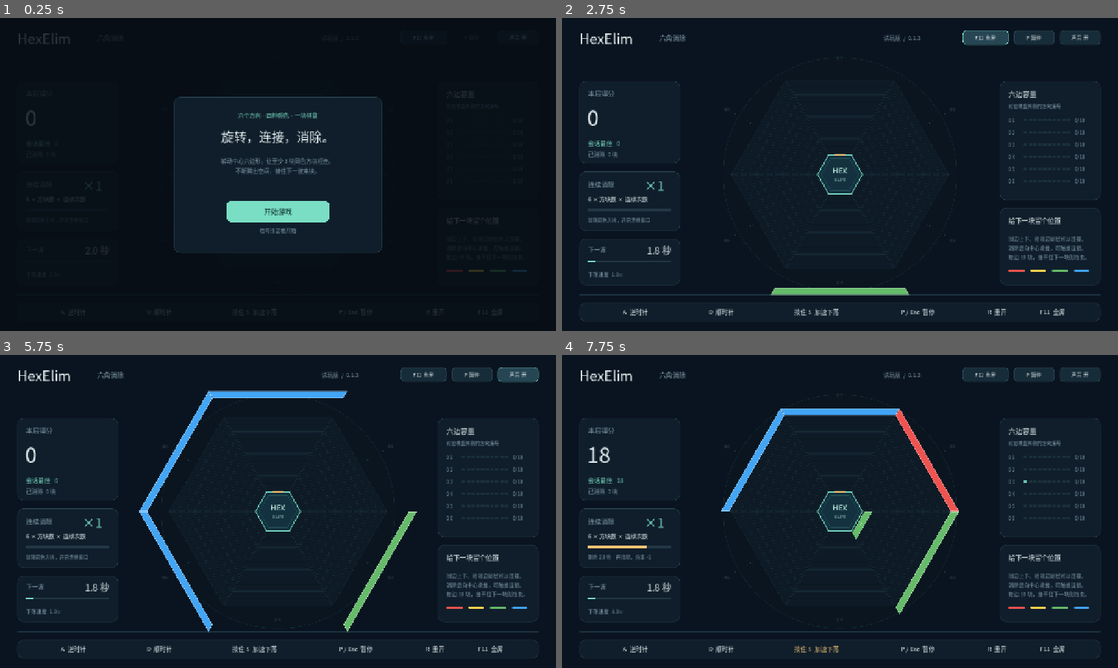
Above: before the commit, frames 1-4 (two rows, left to right).
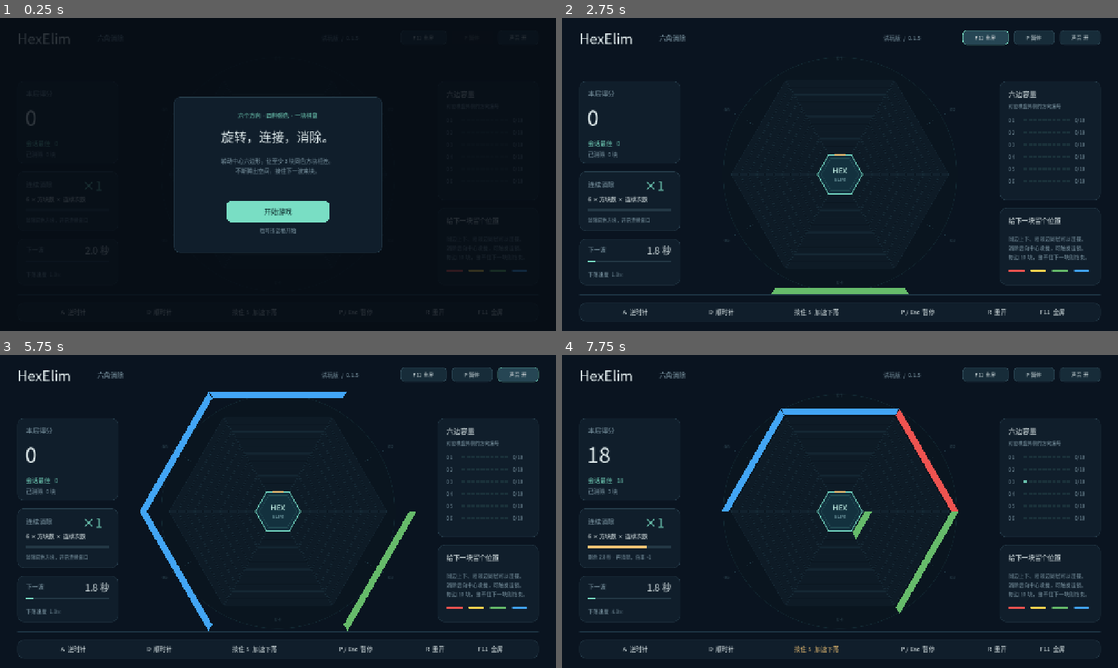
Above: after the commit, the same moments.

Repository: shingchan17/HexElim
Game: Godot game, scene res://game/main.tscn
The game is run twice, just before and just after one commit, with the same random seed, the same clock (stepped at 60 frames per second) and the same inputs.
Inputs (mouse positions are in pixels of both pictures, inside the frame that each line leads up to):
- Up to frame 1 (0.25 s): no input
- Up to frame 2 (2.75 s): click "开始游戏" at 0.5 s; click "F11 全屏" at 1.25 s; click "F11 窗口" at 2 s
- Up to frame 3 (5.75 s): click "P 暂停" at 2.75 s; click "重新开始" at 3.5 s; click "声音 开" at 4.25 s; click "声音 关" at 5 s
- Up to frame 4 (7.75 s): tap Enter at 5.75 s; move the mouse to (962, 495) at 5.77 s; hold S (accelerate_fall) 5.78-6.53 s; hold Space (start_game) 5.78-6.53 s; click (962, 495) at 5.92 s; move the mouse to (728, 527) at 6.52 s; tap D (rotate_clockwise) at 6.6 s; tap Space (start_game) at 6.8, 7.55 s; move the mouse to (895, 442) at 7.27 s; hold S (accelerate_fall) from 7.28 s (still down); hold A (rotate_counterclockwise) from 7.28 s (still down)

The runs differ from the first frame. In frame 2, 0.2% of the frame differs, in the area x 37-65%, y 6-89%; in frame 3, 0.6%, in the area x 25-75%, y 6-89%; in frame 4, 0.5%.

Commit message:
perf: smooth clears and simplify block visuals

Diff:
--- /dev/null
+++ b/game/board/board_backdrop.gd
@@ -0,0 +1,23 @@
+extends Node2D
+## Retained draw commands for the static grid; only the node transform rotates.
+
+var _polygons: Array[PackedVector2Array] = []
+var _outlines: Array[PackedVector2Array] = []
+
+
+func configure(polygons: Array[PackedVector2Array]) -> void:
+	_polygons = polygons
+	_outlines.clear()
+	for points: PackedVector2Array in polygons:
+		var outline: PackedVector2Array = points.duplicate()
+		outline.append(points[0])
+		_outlines.append(outline)
+	queue_redraw()
+
+
+func _draw() -> void:
+	draw_circle(Vector2.ZERO, 271.0, Color(0.04, 0.085, 0.12, 0.6))
+	draw_arc(Vector2.ZERO, 269.0, 0.0, TAU, 128, Color(0.2, 0.45, 0.49, 0.2), 1.0, true)
+	for index: int in range(_polygons.size()):
+		draw_colored_polygon(_polygons[index], Color(0.07, 0.13, 0.18, 0.5))
+		draw_polyline(_outlines[index], Color(0.22, 0.38, 0.44, 0.23), 0.7, true)
--- a/game/board/board_view.gd
+++ b/game/board/board_view.gd
@@ -1,5 +1,10 @@
 class_name BoardView
 extends Node2D
+
+const MAX_PARTICLES: int = 96
+const PARTICLES_PER_CELL: int = 4
+const CLEAR_FLASH_DURATION: float = 0.14
+const Backdrop = preload("res://game/board/board_backdrop.gd")
 
 @export var rules: GameRules = preload("res://game/rules/default_rules.tres")
 
@@ -14,16 +19,37 @@
 var pulse: float = 0.0
 var _effect_random := RandomNumberGenerator.new()
 var _font: Font = ThemeDB.fallback_font
+var _compaction_origins: Dictionary = {}
+var _compaction_elapsed: float = 0.0
+var _backdrop: Backdrop
+var _grid_geometry := Vector3.ZERO
+
+
+func _ready() -> void:
+	_backdrop = Backdrop.new()
+	_backdrop.name = "GridBackdrop"
+	_backdrop.show_behind_parent = true
+	add_child(_backdrop)
+	_update_grid_geometry()
+
+
+func _update_grid_geometry() -> void:
+	var geometry := Vector3(rules.core_apothem, rules.block_thickness, rules.max_blocks_per_side)
+	if geometry == _grid_geometry:
+		return
+	_grid_geometry = geometry
+	var polygons: Array[PackedVector2Array] = []
+	for side: int in range(GameRules.SIDE_COUNT):
+		for depth: int in range(rules.max_blocks_per_side):
+			polygons.append(cell_polygon(side, depth))
+	_backdrop.configure(polygons)
 
 
 func _process(delta: float) -> void:
+	_update_grid_geometry()
+	_backdrop.rotation = board_angle
 	if not frozen:
 		pulse += delta
-		for cell: Vector2i in stack_offsets.keys():
-			var collapse_speed: float = rules.block_thickness * rules.max_blocks_per_side / rules.clear_animation_duration
-			stack_offsets[cell] = move_toward(float(stack_offsets[cell]), 0.0, delta * collapse_speed)
-			if float(stack_offsets[cell]) <= 0.0:
-				stack_offsets.erase(cell)
 		for index: int in range(particles.size() - 1, -1, -1):
 			particles[index]["life"] -= delta
 			particles[index]["position"] += particles[index]["velocity"] * delta
@@ -39,6 +65,8 @@
 
 func reset_effects() -> void:
 	stack_offsets.clear()
+	_compaction_origins.clear()
+	_compaction_elapsed = 0.0
 	particles.clear()
 	bursts.clear()
 	board_angle = 0.0
@@ -46,31 +74,55 @@
 	pulse = 0.0
 
 
+func begin_compaction(offsets: Dictionary) -> void:
+	_compaction_origins = offsets
+	stack_offsets = offsets.duplicate()
+	_compaction_elapsed = 0.0
+
+
+func advance_compaction(delta: float) -> void:
+	if _compaction_origins.is_empty():
+		return
+	_compaction_elapsed += delta
+	var progress: float = minf(_compaction_elapsed / maxf(rules.clear_animation_duration, 0.001), 1.0)
+	if progress >= 1.0:
+		stack_offsets.clear()
+		_compaction_origins.clear()
+		return
+	var remaining: float = pow(1.0 - progress, 3.0)
+	for cell: Vector2i in _compaction_origins:
+		stack_offsets[cell] = float(_compaction_origins[cell]) * remaining
+
+
 func emit_clear(cells: Array[Vector2i]) -> void:
-	for cell: Vector2i in cells:
+	if cells.is_empty():
+		return
+	var budget: int = mini(maxi(0, MAX_PARTICLES - particles.size()), cells.size() * PARTICLES_PER_CELL)
+	var per_cell: int = floori(float(budget) / cells.size())
+	var extra: int = budget % cells.size()
+	for cell_index: int in range(cells.size()):
+		var cell: Vector2i = cells[cell_index]
 		var color: Color = rules.block_colors[model.stacks[cell.x][cell.y]]
 		var points: PackedVector2Array = cell_polygon(cell.x, cell.y)
 		for index: int in range(points.size()):
 			points[index] = points[index].rotated(board_angle)
-		bursts.append({"points": points, "color": color, "life": 0.3})
+		bursts.append({"points": points, "color": color, "life": CLEAR_FLASH_DURATION})
 		var center: Vector2 = side_normal(cell.x).rotated(board_angle) * (
 			rules.core_apothem + (cell.y + 0.5) * rules.block_thickness
 		)
-		for index: int in range(8):
+		for index: int in range(per_cell + (1 if cell_index < extra else 0)):
 			var angle: float = _effect_random.randf_range(0.0, TAU)
 			particles.append({
 				"position": center,
 				"velocity": Vector2.from_angle(angle) * _effect_random.randf_range(35.0, 150.0),
 				"color": color,
-				"life": _effect_random.randf_range(0.3, 0.65),
+				"life": _effect_random.randf_range(0.2, 0.4),
 			})
 
 
 func _draw() -> void:
 	if model == null:
 		return
-	draw_circle(Vector2.ZERO, 271.0, Color(0.04, 0.085, 0.12, 0.6))
-	draw_arc(Vector2.ZERO, 269.0, 0.0, TAU, 128, Color(0.2, 0.45, 0.49, 0.2), 1.0, true)
 	var limit: float = rules.core_apothem + rules.max_blocks_per_side * rules.block_thickness
 	for side: int in range(GameRules.SIDE_COUNT):
 		var normal: Vector2 = side_normal(side)
@@ -86,19 +138,11 @@
 			draw_circle(normal * (limit + 20.0), 7.0, Color("ef7772"))
 	draw_set_transform(Vector2.ZERO, board_angle)
 	for side: int in range(GameRules.SIDE_COUNT):
-		for depth: int in range(rules.max_blocks_per_side):
-			var grid: PackedVector2Array = cell_polygon(side, depth)
-			draw_colored_polygon(grid, Color(0.07, 0.13, 0.18, 0.5))
-			_stroke(grid, Color(0.22, 0.38, 0.44, 0.23), 0.7)
 		for depth: int in range(model.stacks[side].size()):
 			var offset: float = float(stack_offsets.get(Vector2i(side, depth), 0.0))
 			var points: PackedVector2Array = cell_polygon(side, depth, offset)
 			var color: Color = rules.block_colors[model.stacks[side][depth]]
 			draw_colored_polygon(points, color)
-			_stroke(points, color.lightened(0.3), 0.9)
-			var marker: Vector2 = side_normal(side) * (rules.core_apothem + (depth + 0.5) * rules.block_thickness + offset)
-			var tangent: Vector2 = side_normal(side).orthogonal()
-			draw_line(marker - tangent * 4.0, marker + tangent * 4.0, Color(1, 1, 1, 0.38), 1.4, true)
 	var core: PackedVector2Array = hexagon(rules.core_apothem - 3.0)
 	draw_colored_polygon(core, Color("13313e"))
 	_stroke(core, Color("75dac5"), 1.8)
@@ -113,10 +157,9 @@
 		var points: PackedVector2Array = _band_points(radius - 7.5, radius + 7.5, side)
 		var color: Color = rules.block_colors[int(block["color"])]
 		draw_colored_polygon(points, color)
-		_stroke(points, color.lightened(0.4), 1.2)
 	for burst: Dictionary in bursts:
 		var color: Color = Color(burst["color"]).lightened(0.5)
-		color.a = clampf(float(burst["life"]) / 0.3, 0.0, 1.0)
+		color.a = clampf(float(burst["life"]) / CLEAR_FLASH_DURATION, 0.0, 1.0)
 		draw_colored_polygon(burst["points"], color)
 	for particle: Dictionary in particles:
 		var color: Color = particle["color"]
--- a/game/main.gd
+++ b/game/main.gd
@@ -180,12 +180,17 @@
 		_spawn_wave()
 		current_wave_interval = rules.get_spawn_interval(scoring.total_score)
 		next_wave_time += current_wave_interval
-	if _resolution_time > 0.0:
+	var was_compacting: bool = _resolution_time > 0.0
+	if was_compacting:
 		_resolution_time = maxf(0.0, _resolution_time - delta)
+		board_view.advance_compaction(delta)
+		if board_view.stack_offsets.is_empty():
+			_resolution_time = 0.0
 		if _resolution_time <= 0.0:
 			_resolve_matches()
-		return
-	_move_falling_blocks(delta, accelerated)
+	var landed: bool = _move_falling_blocks(delta, accelerated)
+	if state == RunState.PLAYING and _resolution_time <= 0.0 and landed:
+		_resolve_matches()
 
 
 func _update_rotation(delta: float) -> void:
@@ -206,7 +211,7 @@
 		})
 
 
-func _move_falling_blocks(delta: float, accelerated: bool) -> void:
+func _move_falling_blocks(delta: float, accelerated: bool) -> bool:
 	var speed: float = rules.get_fall_speed(scoring.total_score)
 	if accelerated:
 		speed *= rules.fast_fall_multiplier
@@ -215,19 +220,23 @@
 	while index < falling_blocks.size():
 		var block: Dictionary = falling_blocks[index]
 		var side: int = board.local_side(int(block["direction"]))
-		var target: float = rules.core_apothem + (board.stacks[side].size() + 0.5) * rules.block_thickness
+		var count: int = board.stacks[side].size()
+		var top_offset: float = float(board_view.stack_offsets.get(Vector2i(side, count - 1), 0.0))
+		var target: float = rules.core_apothem + (count + 0.5) * rules.block_thickness + top_offset
 		block["distance"] = maxf(target, float(block["distance"]) - speed * delta)
-		if float(block["distance"]) <= target and _rotation_time <= 0.0:
+		# Keep moving toward a collapsing stack, but attach only when it settles.
+		# Other sides can accept pieces while this side is still animating.
+		if float(block["distance"]) <= target and _rotation_time <= 0.0 and top_offset <= 0.0:
 			if not board.place(int(block["direction"]), int(block["color"])):
 				_end_game(int(block["direction"]))
-				return
+				return false
 			falling_blocks.remove_at(index)
 			landed = true
 		else:
 			index += 1
 	if landed:
 		audio.play_cue("land")
-		_resolve_matches()
+	return landed
 
 
 func _resolve_matches() -> void:
@@ -235,11 +244,12 @@
 	if matches.is_empty():
 		return
 	board_view.emit_clear(matches)
-	board_view.stack_offsets = board.remove_cells(matches)
+	var offsets: Dictionary = board.remove_cells(matches)
+	board_view.begin_compaction(offsets)
 	var points: int = scoring.register_clear(matches.size())
 	cleared_blocks += matches.size()
 	best_score = maxi(best_score, scoring.total_score)
-	_resolution_time = rules.clear_animation_duration
+	_resolution_time = rules.clear_animation_duration if not offsets.is_empty() else 0.0
 	hud.show_gain(points, scoring.consecutive_clear_count)
 	audio.play_cue("clear", minf(1.0 + (scoring.consecutive_clear_count - 1) * 0.08, 1.8))
 
--- a/game/rules/game_rules.gd
+++ b/game/rules/game_rules.gd
@@ -36,7 +36,7 @@
 @export var maximum_fall_speed: float = 180.0
 @export var fast_fall_multiplier: float = 4.0
 @export var rotation_duration: float = 0.14
-@export var clear_animation_duration: float = 0.22
+@export var clear_animation_duration: float = 0.14
 
 
 func get_fall_speed(score: int) -> float:
--- a/game/ui/game_hud.gd
+++ b/game/ui/game_hud.gd
@@ -40,6 +40,9 @@
 var _overlay_mode: String = "ready"
 var _gain: Label
 var _gain_time: float = 0.0
+var _combo_emphasized: bool = false
+var _fast_emphasized: bool = false
+var _load_cache := PackedInt32Array([-1, -1, -1, -1, -1, -1])
 
 
 func _ready() -> void:
@@ -74,7 +77,9 @@
 	_best.text = "会话最佳   %d" % int(data["best"])
 	var combo: int = int(data["combo"])
 	_combo.text = "×%d" % maxi(combo, 1)
-	_combo.add_theme_color_override("font_color", GOLD if combo > 1 else MINT)
+	if _combo_emphasized != (combo > 1):
+		_combo_emphasized = combo > 1
+		_combo.add_theme_color_override("font_color", GOLD if _combo_emphasized else MINT)
 	_formula.text = "%d × 方块数 × 连续次数" % int(data["points_per_block"])
 	_combo_bar.size.x = 192.0 * clampf(float(data["buff"]) / float(data["buff_duration"]), 0.0, 1.0)
 	_combo_hint.text = "剩余 %.1f 秒 · 再消除，倍率 +1" % float(data["buff"]) if combo > 0 else "消除同色方块，开启连续窗口"
@@ -83,9 +88,14 @@
 	_cleared.text = "已消除  %d 块" % int(data["cleared"])
 	_speed.text = "下落速度  %.1f×" % float(data["speed_scale"])
 	_pause.disabled = not bool(data["can_pause"])
-	_fast_hint.add_theme_color_override("font_color", GOLD if bool(data["fast"]) else INK)
+	if _fast_emphasized != bool(data["fast"]):
+		_fast_emphasized = bool(data["fast"])
+		_fast_hint.add_theme_color_override("font_color", GOLD if _fast_emphasized else INK)
 	for direction: int in range(6):
 		var count: int = int(data["loads"][direction])
+		if _load_cache[direction] == count:
+			continue
+		_load_cache[direction] = count
 		_loads[direction].text = "%d/10" % count
 		for depth: int in range(10):
 			_ticks[direction * 10 + depth].color = Color("ef7772") if count >= 8 else MINT
--- a/project.godot
+++ b/project.godot
@@ -12,7 +12,7 @@
 
 config/name="HexElim"
 config/description="A 2D hexagon rotation and color matching game."
-config/version="0.1.3"
+config/version="0.1.5"
 run/main_scene="res://game/main.tscn"
 config/features=PackedStringArray("4.7", "GL Compatibility")
 config/icon="res://icon.svg"
--- /dev/null
+++ b/tests/benchmark_clears.gd
@@ -0,0 +1,66 @@
+extends SceneTree
+## Real-window stress benchmark; timings are reported, not asserted across hardware.
+
+
+func _initialize() -> void:
+	call_deferred("_run")
+
+
+func _run() -> void:
+	if DisplayServer.get_name() == "headless":
+		printerr("The clear benchmark requires a real renderer; omit --headless.")
+		quit(2)
+		return
+	var scene: Node = load("res://game/main.tscn").instantiate()
+	root.add_child(scene)
+	scene.set_physics_process(false)
+	scene.audio.enabled = false
+	scene.start_game()
+	scene.next_wave_time = 1000.0
+	scene.board.stacks[0] = PackedInt32Array([0, 0, 0, 1])
+	scene.falling_blocks.append({"direction": 3, "color": 2, "distance": 250.0})
+	scene._resolve_matches()
+	var stalled_ticks: int = 0
+	var previous_distance: float = 250.0
+	for frame: int in range(16):
+		scene.step_game(1.0 / 60.0)
+		scene.board_view._process(1.0 / 60.0)
+		var distance: float = scene.falling_blocks[0]["distance"]
+		if is_equal_approx(distance, previous_distance):
+			stalled_ticks += 1
+		previous_distance = distance
+	scene.start_game()
+	scene.next_wave_time = 1000.0
+	var process_ms: Array[float] = []
+	var clear_ms: Array[float] = []
+	var maximum_particles: int = 0
+	for frame: int in range(420):
+		await process_frame
+		if frame >= 60:
+			process_ms.append(Performance.get_monitor(Performance.TIME_PROCESS) * 1000.0)
+			if frame % 30 == 0:
+				for side: int in range(6):
+					scene.board.stacks[side] = PackedInt32Array([0, 0, 0, 0, 0, 0, 0, 0, 0, 0])
+				var begin: int = Time.get_ticks_usec()
+				scene._resolve_matches()
+				clear_ms.append((Time.get_ticks_usec() - begin) / 1000.0)
+			maximum_particles = maxi(maximum_particles, scene.board_view.particles.size())
+			scene._update_hud()
+	process_ms.sort()
+	clear_ms.sort()
+	var report := {
+		"stalled_fall_ticks_after_clear": stalled_ticks,
+		"fall_distance_after_16_ticks": 250.0 - previous_distance,
+		"clear_60_blocks_ms_p95": clear_ms[int((clear_ms.size() - 1) * 0.95)],
+		"engine_process_ms_p95": process_ms[int((process_ms.size() - 1) * 0.95)],
+		"peak_particles": maximum_particles,
+		"rendered_stress_frames": process_ms.size(),
+	}
+	var arguments: PackedStringArray = OS.get_cmdline_user_args()
+	var label: String = arguments[0].validate_filename() if not arguments.is_empty() else "current"
+	DirAccess.make_dir_recursive_absolute("res://artifacts")
+	var output: FileAccess = FileAccess.open("res://artifacts/clear_profile_%s.json" % label, FileAccess.WRITE)
+	output.store_string(JSON.stringify(report, "\t"))
+	output.close()
+	print("PROFILE %s: %s" % [label, JSON.stringify(report)])
+	quit()
--- a/tests/test_gameplay.gd
+++ b/tests/test_gameplay.gd
@@ -22,6 +22,7 @@
 	_test_fall_and_speed()
 	_test_landing_and_scoring()
 	_test_chain_reaction()
+	_test_continuous_clear_motion()
 	_test_overflow_and_restart()
 	_test_long_run()
 	_scene.free()
@@ -225,6 +226,69 @@
 	_check(_scene.scoring.consecutive_clear_count == 2, "cascade advances continuous clear count")
 
 
+func _test_continuous_clear_motion() -> void:
+	_scene.start_game()
+	_scene.board.stacks[0] = PackedInt32Array([0, 0, 0, 1])
+	_add_piece(3, 2, 250.0)
+	_add_piece(0, 3, 125.0)
+	_add_piece(2, 3, 56.6)
+	_scene._resolve_matches()
+	var initial_offset: float = _scene.board_view.stack_offsets[Vector2i(0, 0)]
+	_scene.step_game(0.02)
+	_check(is_equal_approx(float(_scene.falling_blocks[0]["distance"]), 248.56), "airborne pieces keep falling during a clear")
+	_check(_scene.board.stacks[2] == PackedInt32Array([3]), "an unaffected side accepts arrivals during compaction")
+	_check(_scene.board.stacks[0].size() == 1, "arrivals do not attach inside a moving stack")
+	var offset: float = _scene.board_view.stack_offsets[Vector2i(0, 0)]
+	_check(offset > 0.0 and offset < initial_offset, "compaction advances smoothly on the game clock")
+	var visual_top: float = _scene.rules.core_apothem + 1.5 * _scene.rules.block_thickness + offset
+	_check(float(_scene.falling_blocks[1]["distance"]) >= visual_top, "incoming blocks stay outside the animated top")
+	_scene.toggle_pause()
+	_scene.step_game(1.0)
+	_scene.board_view._process(1.0)
+	_check(is_equal_approx(float(_scene.board_view.stack_offsets[Vector2i(0, 0)]), offset), "pause freezes compaction")
+	_check(is_equal_approx(float(_scene.falling_blocks[0]["distance"]), 248.56), "pause still freezes continuous fall")
+	_scene.toggle_pause()
+	_scene.step_game(0.02, true)
+	_check(is_equal_approx(float(_scene.falling_blocks[0]["distance"]), 242.8), "fast fall keeps working during a clear")
+	_scene.step_game(0.11)
+	_check(_scene.board_view.stack_offsets.is_empty(), "all compaction offsets finish within the animation duration")
+	_scene.start_game()
+	_scene.board.stacks[0] = PackedInt32Array([1, 0, 0, 0, 1])
+	_scene.board.stacks[1] = PackedInt32Array([1])
+	_add_piece(3, 2, 56.6)
+	_scene._resolve_matches()
+	_scene.step_game(0.02)
+	_check(_scene.board.stacks[3] == PackedInt32Array([2]), "unrelated arrivals do not wait for a cascade")
+	_check(_scene.scoring.total_score == 18, "an unrelated landing does not trigger an early cascade")
+	_scene.step_game(0.13)
+	_check(_scene.scoring.total_score == 54, "settled compaction still triggers the next combo round")
+	_scene.start_game()
+	_scene.board.stacks[0] = PackedInt32Array([0, 1, 1])
+	_scene.board.stacks[1] = PackedInt32Array([0])
+	_scene.board.stacks[2] = PackedInt32Array([0])
+	_scene.board.stacks[5] = PackedInt32Array([1])
+	_add_piece(0, 1, 108.0)
+	_scene._resolve_matches()
+	_scene.step_game(0.15, true)
+	_check(_scene.scoring.total_score == 54, "a finishing cascade resolves before a same-frame new arrival")
+	_scene.start_game()
+	_scene.board.stacks[0] = PackedInt32Array([0, 0, 0, 1])
+	_add_piece(3, 2, 250.0)
+	_scene._resolve_matches()
+	for frame: int in range(16):
+		var previous: float = _scene.falling_blocks[0]["distance"]
+		_scene.step_game(1.0 / 60.0)
+		_check(float(_scene.falling_blocks[0]["distance"]) < previous, "no clear-induced frozen fall frame")
+	_scene.start_game()
+	for round_index: int in range(2):
+		for side: int in range(6):
+			_scene.board.stacks[side] = PackedInt32Array([0, 0, 0, 0, 0, 0, 0, 0, 0, 0])
+		_scene._resolve_matches()
+		_check(_scene.board_view.particles.size() <= 96, "large overlapping clears keep a bounded particle count")
+	_scene.start_game()
+	_check(_scene.board_view.stack_offsets.is_empty() and _scene.board_view.particles.is_empty(), "restart removes pending compaction and particles")
+
+
 func _test_overflow_and_restart() -> void:
 	_scene.start_game()
 	_scene.board.stacks[0] = PackedInt32Array([0, 1, 0, 1, 0, 1, 0, 1, 1])
Not shown, added: game/board/board_backdrop.gd.uid
Not shown, changed: README.md
Not shown, changed: docs/game_design.md
Not shown, changed: docs/playtest_review.md
